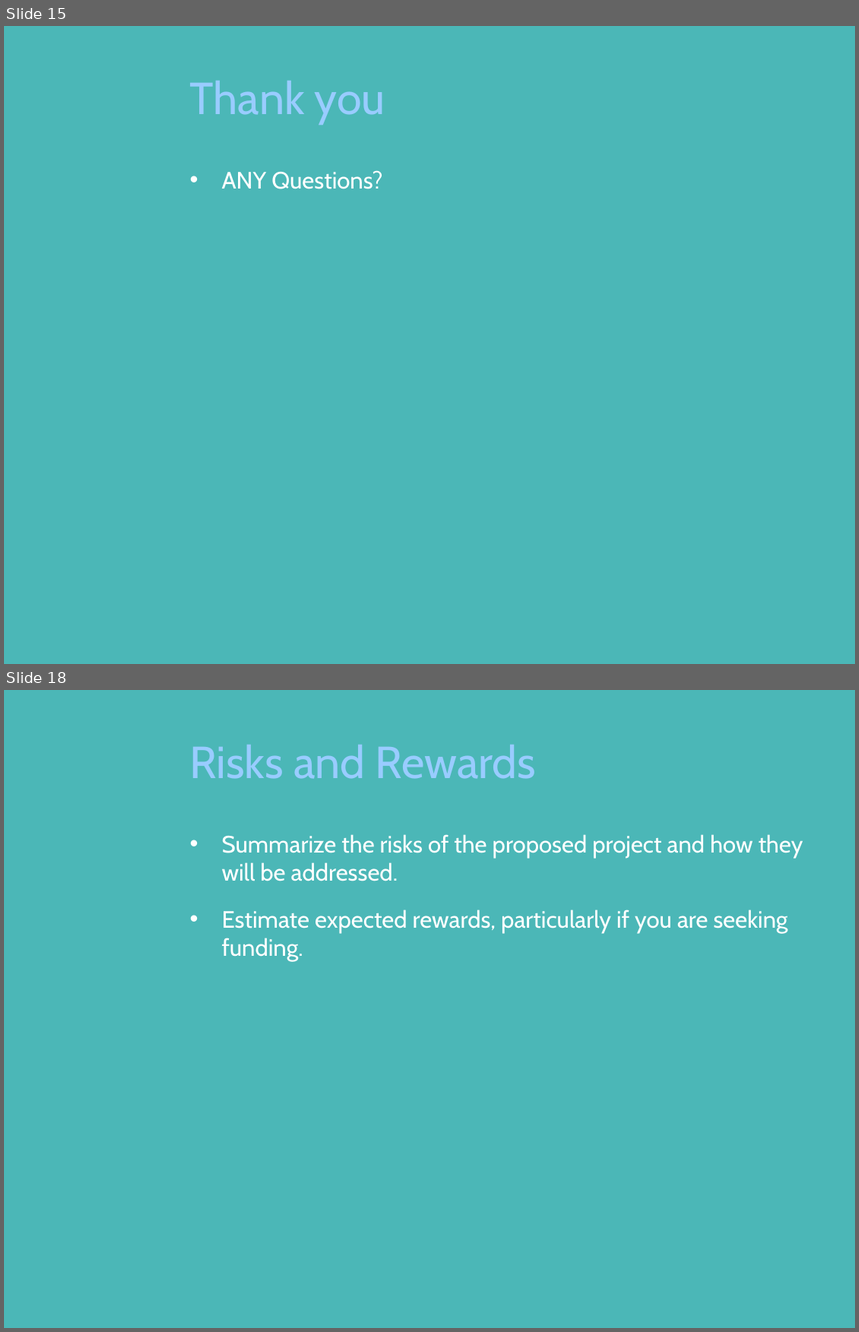
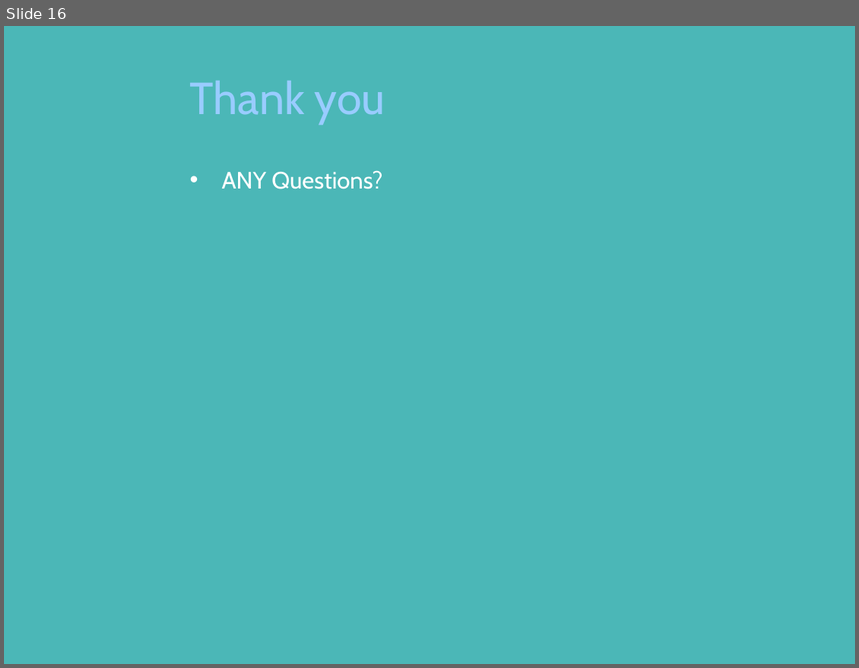
Before and after one commit to vishwakulkarni/India-hacks, a slide deck: Working IndiaHacks/BULL STOCK.pptx. Shown one above the other, each under a label of ours: slides 15 and 18 before the commit, slide 16 after it; the slides between them are not shown. The pictures are 859x1332 and 859x668 pixels, drawn with LibreOffice and Linux fonts; fonts in the diff are those of the drawing; background and template pictures are left out. Boxes give left, top, right and bottom in pixels: in the first picture for what was removed or moved away, otherwise in the second. Text is boxed around its words. In the diff, an @@ line names an element or a change of style, - is before the commit and + after.

```diff
--- a/Working IndiaHacks/BULL STOCK.pptx
+++ b/Working IndiaHacks/BULL STOCK.pptx
@@ slide 18 removed at bbox=[4, 690, 855, 1328], background picture (left out) @@
@@ title removed at bbox=[190, 745, 536, 779] @@
-Risks and Rewards
@@ text removed at bbox=[222, 834, 804, 962] @@
-• Summarize the risks of the proposed project and how they will be addressed.
-• Estimate expected rewards, particularly if you are seeking funding.
@@ what was slide 15 is now slide 16 @@
```
Also in this commit, not shown: 5 slides changed, 2 slides added, 4 other slides removed.
